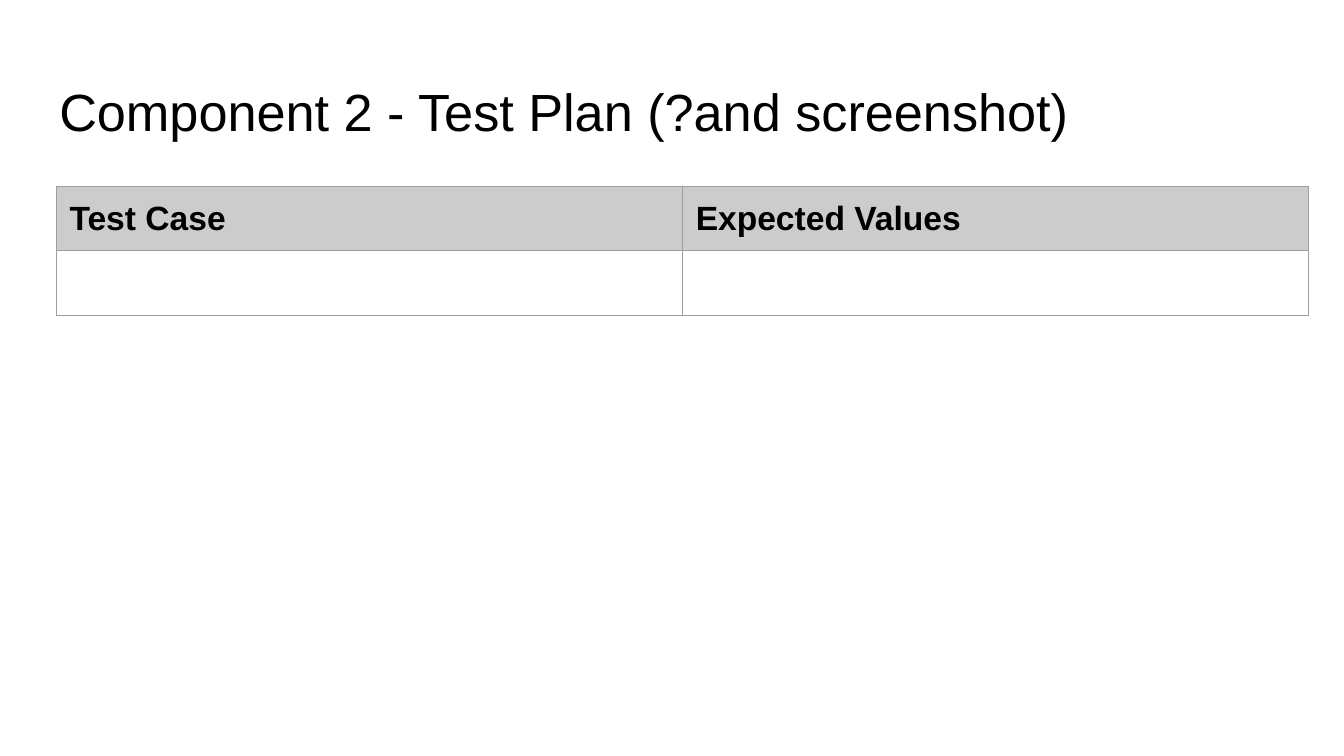
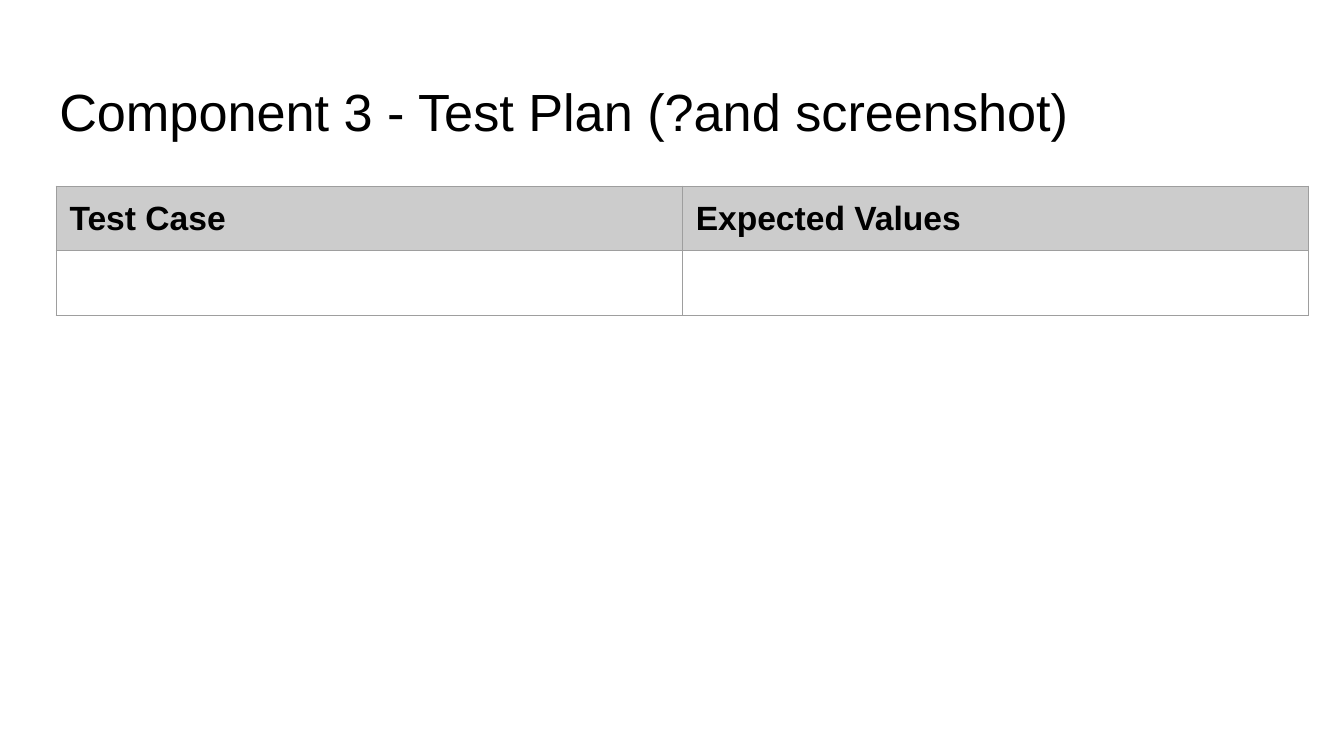
Before and after one commit to James-Wilde/Pizza_Bot, a slide deck: slide 16 of 022_91893+_+91897+Documentation.pptx (slide 15 before the commit). Drawn at 1344x756 pixels with LibreOffice and Linux fonts; fonts in the diff are those of the drawing. Boxes give left, top, right and bottom in pixels: in the first picture for what was removed or moved away, otherwise in the second. Text is boxed around its words. In the diff, an @@ line names an element or a change of style, - is before the commit and + after.

```diff
--- a/022_91893+_+91897+Documentation.pptx
+++ b/022_91893+_+91897+Documentation.pptx
@@ title at (x1=59, y1=93, x2=1068, y2=141): text changed @@
-Component 2 - Test Plan (?and screenshot)
+Component 3 - Test Plan (?and screenshot)
```
Also in this commit, not shown: 1 other slide changed, 1 slide added, 1 other file.
